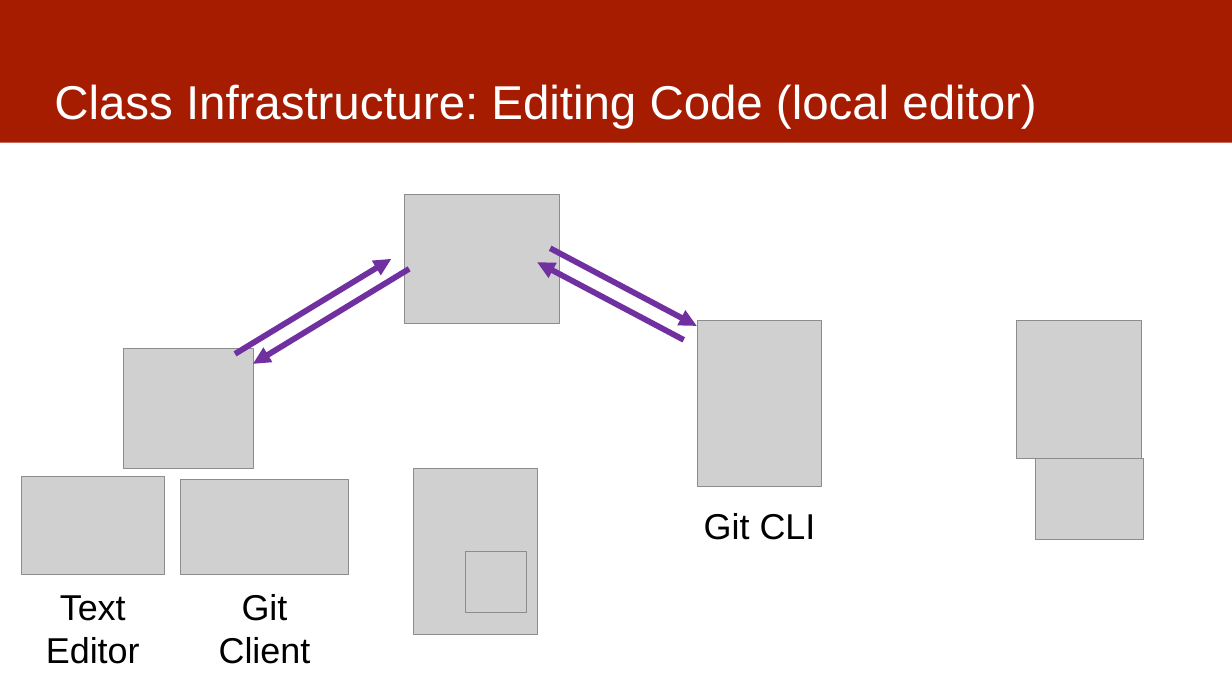
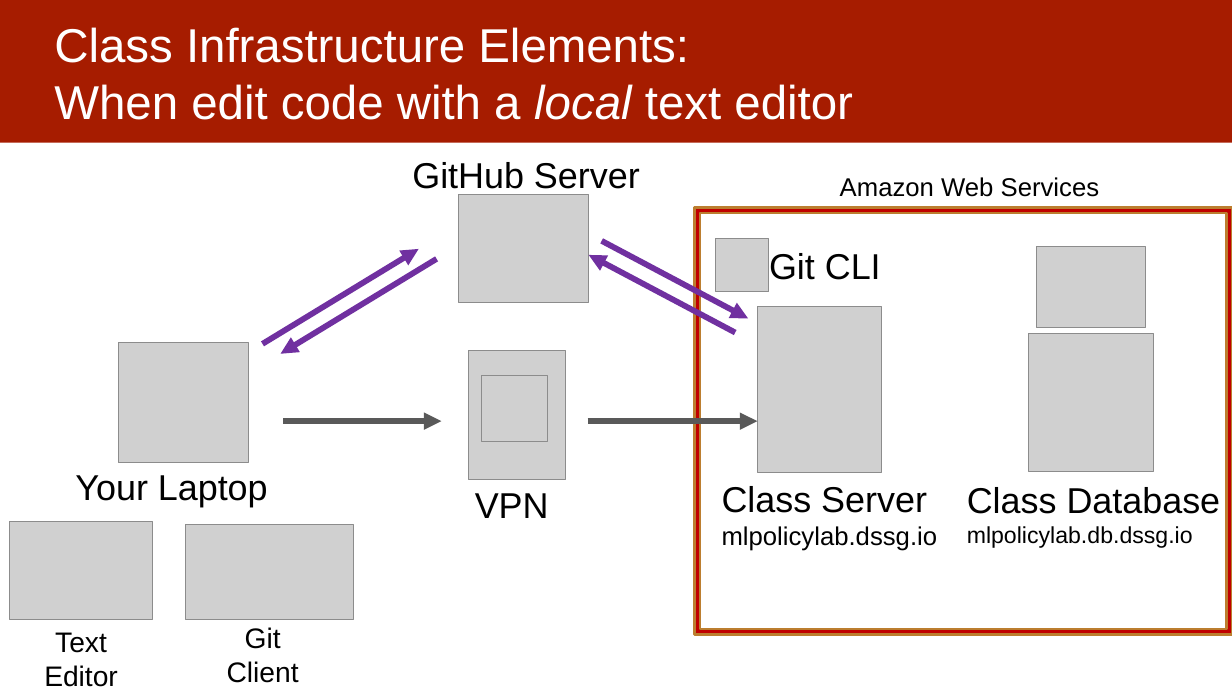
Before and after one commit to dssg/mlforpublicpolicylab, a slide deck: slide 9 of 02 - Case Studies and Acquiring Data/data -- discussion.pptx (slide 11 before the commit). Drawn at 1232x693 pixels with LibreOffice and Linux fonts; fonts in the diff are those of the drawing; grey boxes stand for pictures. Boxes give left, top, right and bottom in pixels: in the first picture for what was removed or moved away, otherwise in the second. Text is boxed around its words. In the diff, an @@ line names an element or a change of style, - is before the commit and + after.

Commit message:
more tech infra diagram updates

```diff
--- a/02 - Case Studies and Acquiring Data/data -- discussion.pptx
+++ b/02 - Case Studies and Acquiring Data/data -- discussion.pptx
@@ title at (54, 27, 853, 120): text changed @@
-Class Infrastructure: Editing Code (local editor)
+Class Infrastructure Elements:
+When edit code with a local text editor
@@ text added at (412, 162, 640, 195), 28 pt, text #000000 @@
+GitHub Server
@@ text added at (840, 177, 1099, 197), 20 pt, text #000000 @@
+Amazon Web Services
@@ picture: place and size @@
-picture at (405, 195, 560, 323)
+picture at (458, 194, 589, 302)
@@ frame added at (695, 208, 1232, 635), fill #C00000, outline #BD7F2F 2 pt @@
@@ picture added at (716, 238, 770, 292) @@
@@ text "Git CLI": place and size @@
-text "Git CLI" at (704, 513, 816, 540)
+text "Git CLI" at (769, 253, 881, 280)
@@ arrow moved from (409, 269) - (253, 364) to (262, 344) - (419, 249) @@
@@ arrow moved from (235, 354) - (391, 259) to (437, 259) - (281, 354) @@
@@ arrow moved from (550, 249) - (697, 326) to (736, 333) - (589, 255) @@
@@ arrow moved from (684, 340) - (537, 262) to (602, 241) - (749, 319) @@
@@ picture: place and size @@
-picture at (1035, 458, 1143, 540)
+picture at (1037, 246, 1145, 327)
@@ picture: place and size @@
-picture at (698, 321, 822, 487)
+picture at (758, 307, 882, 473)
@@ picture: place and size @@
-picture at (123, 348, 253, 469)
+picture at (118, 342, 249, 462)
@@ picture: place and size @@
-picture at (413, 469, 537, 635)
+picture at (469, 351, 565, 480)
@@ picture: place and size @@
-picture at (1017, 321, 1141, 458)
+picture at (1029, 334, 1153, 471)
@@ picture: place and size @@
-picture at (465, 552, 526, 613)
+picture at (482, 375, 548, 442)
@@ arrow added from (283, 421) to (442, 421), #595959 4.5 pt @@
@@ arrow added from (588, 421) to (758, 421), #595959 4.5 pt @@
@@ text added at (75, 475, 268, 507), 28 pt, text #000000 @@
+Your Laptop
@@ text added at (475, 493, 549, 518), 28 pt, text #000000 @@
+VPN
@@ text added at (722, 486, 938, 551), 20 pt, text #000000 @@
+Class Server
+mlpolicylab.dssg.io
@@ text added at (967, 487, 1221, 548), 18 pt, text #000000 @@
+Class Database
+mlpolicylab.db.dssg.io
@@ picture: place and size @@
-picture at (21, 477, 165, 575)
+picture at (9, 521, 152, 619)
@@ picture: place and size @@
-picture at (180, 480, 348, 575)
+picture at (186, 525, 354, 620)
@@ text "Text" at (44, 632, 118, 687): size 28 to 22 pt @@
@@ text "Text": place and size @@
-text "Text" at (46, 595, 140, 664)
+text "Text" at (44, 632, 118, 687)
@@ text "Git": place and size @@
-text "Git" at (219, 594, 311, 664)
+text "Git" at (227, 627, 299, 683)
@@ text "Git" at (227, 627, 299, 683): size 28 to 22 pt @@
```
Also in this commit, not shown: 1 slide added, 3 slides removed.
